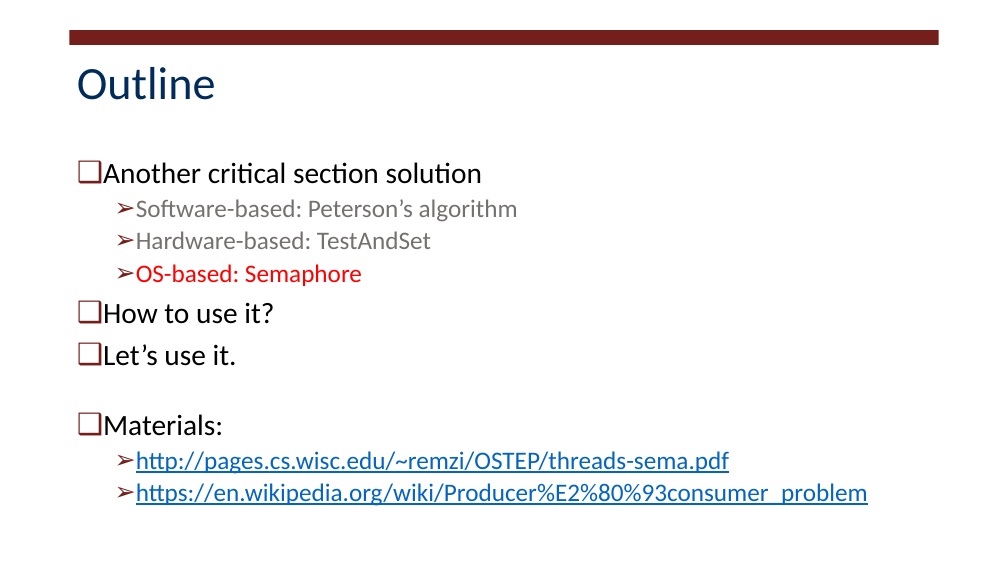
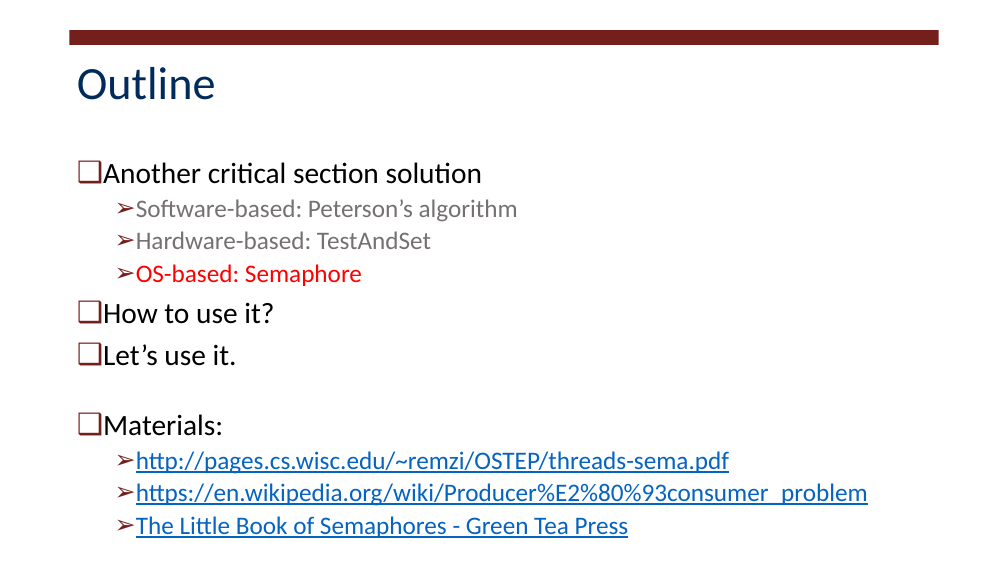
Before and after one commit to RHIT-CSSE/csse332, a slide deck: slide 2 of ClassMaterials/ProcessSyncSemaphore/lecture_24_Semaphore.pptx. Drawn at 1008x567 pixels with LibreOffice and Linux fonts; fonts in the diff are those of the drawing. Boxes give left, top, right and bottom in pixels: in the first picture for what was removed or moved away, otherwise in the second. Text is boxed around its words. In the diff, an @@ line names an element or a change of style, - is before the commit and + after.

Commit message:
Edit the semaphore slides

```diff
--- a/ClassMaterials/ProcessSyncSemaphore/lecture_24_Semaphore.pptx
+++ b/ClassMaterials/ProcessSyncSemaphore/lecture_24_Semaphore.pptx
@@ text at (136, 516, 629, 538): paragraph added @@
+  ➢ The Little Book of Semaphores - Green Tea Press
```
Also in this commit, not shown: 4 other slides changed, 2 slides added, 1 slide removed.
